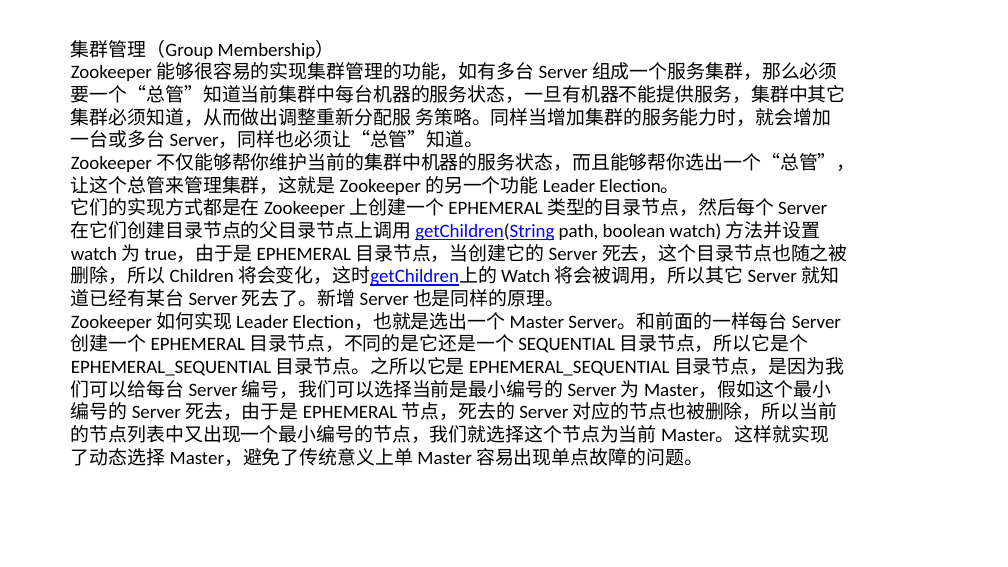
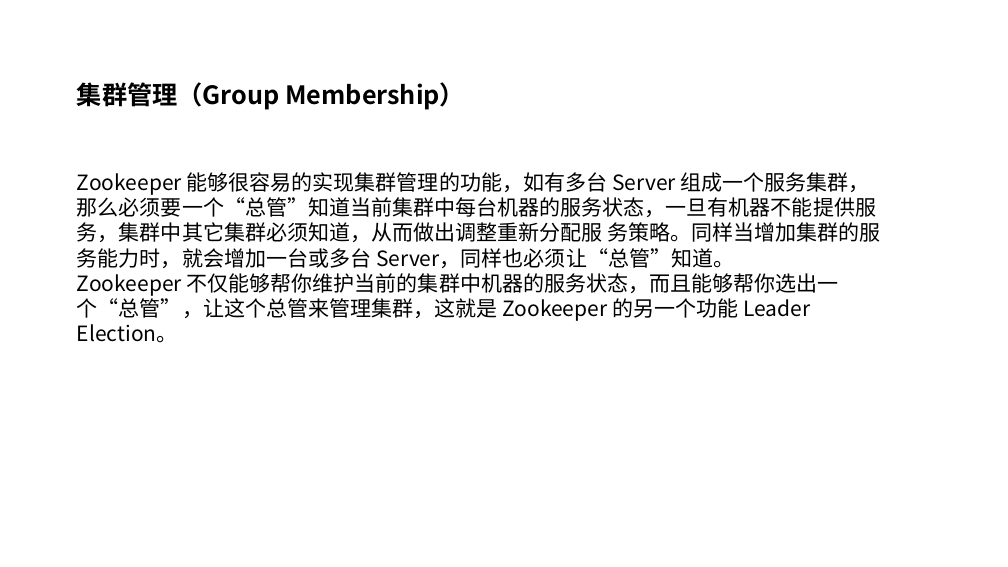
Before and after one commit to happyfucheng/JavaStudy, a slide deck: slide 6 of doc/zookeeper/zookeeper.pptx (slide 4 before the commit). Drawn at 1008x567 pixels with LibreOffice and Linux fonts; fonts in the diff are those of the drawing; background and template pictures are left out. Boxes give left, top, right and bottom in pixels: in the first picture for what was removed or moved away, otherwise in the second. Text is boxed around its words. In the diff, an @@ line names an element or a change of style, - is before the commit and + after.

```diff
--- a/doc/zookeeper/zookeeper.pptx
+++ b/doc/zookeeper/zookeeper.pptx
@@ text "集群管理（Group Membership）": place and size @@
-text "集群管理（Group Membership）" at [71, 40, 855, 466]
+text "集群管理（Group Membership）" at [77, 82, 880, 343]
@@ text "集群管理（Group Membership）" at [77, 82, 880, 343]: size 18 to 24 pt, bold on in "集群管理（Group Membership）"; font Calibri to Noto Sans CJK SC, size 18 to 20 pt @@
@@ text at [71, 198, 848, 466]: paragraphs removed @@
-它们的实现方式都是在 Zookeeper 上创建一个 EPHEMERAL 类型的目录节点，然后每个 Server 在它们创建目录节点的父目录节点上调用 getChildren(String path, boolean watch) 方法并设置 watch 为 true，由于是 EPHEMERAL 目录节点，当创建它的 Server 死去，这个目录节点也随之被删除，所以 Children 将会变化，这时getChildren上的 Watch 将会被调用，所以其它 Server 就知道已经有某台 Server 死去了。新增 Server 也是同样的原理。
-Zookeeper 如何实现 Leader Election，也就是选出一个 Master Server。和前面的一样每台 Server 创建一个 EPHEMERAL 目录节点，不同的是它还是一个 SEQUENTIAL 目录节点，所以它是个 EPHEMERAL_SEQUENTIAL 目录节点。之所以它是 EPHEMERAL_SEQUENTIAL 目录节点，是因为我们可以给每台 Server 编号，我们可以选择当前是最小编号的 Server 为 Master，假如这个最小编号的 Server 死去，由于是 EPHEMERAL 节点，死去的 Server 对应的节点也被删除，所以当前的节点列表中又出现一个最小编号的节点，我们就选择这个节点为当前 Master。这样就实现了动态选择 Master，避免了传统意义上单 Master 容易出现单点故障的问题。
```
Also in this commit, not shown: 5 other slides changed, 6 slides added, 3 slides removed, 46 other files.
